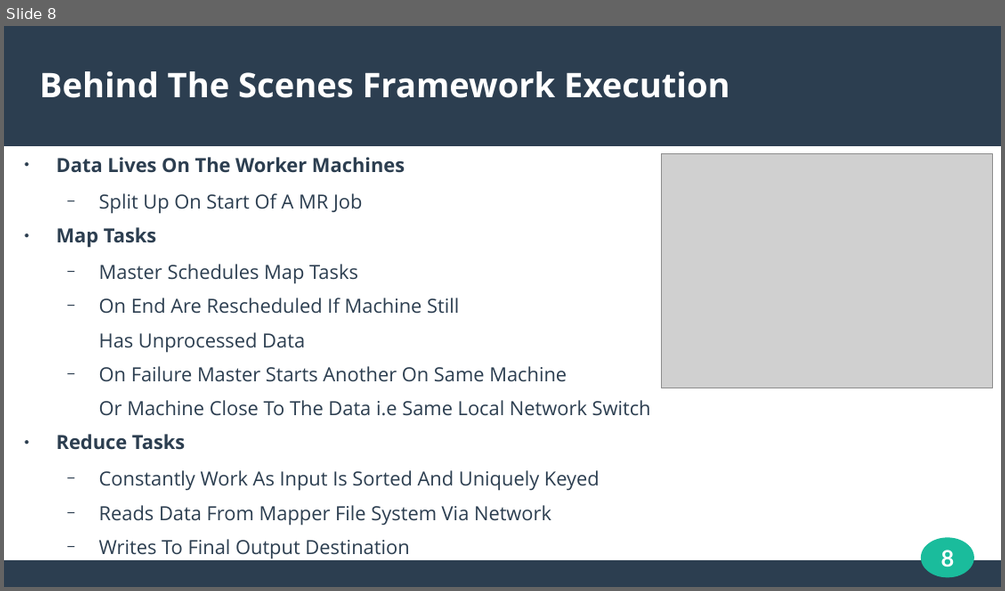
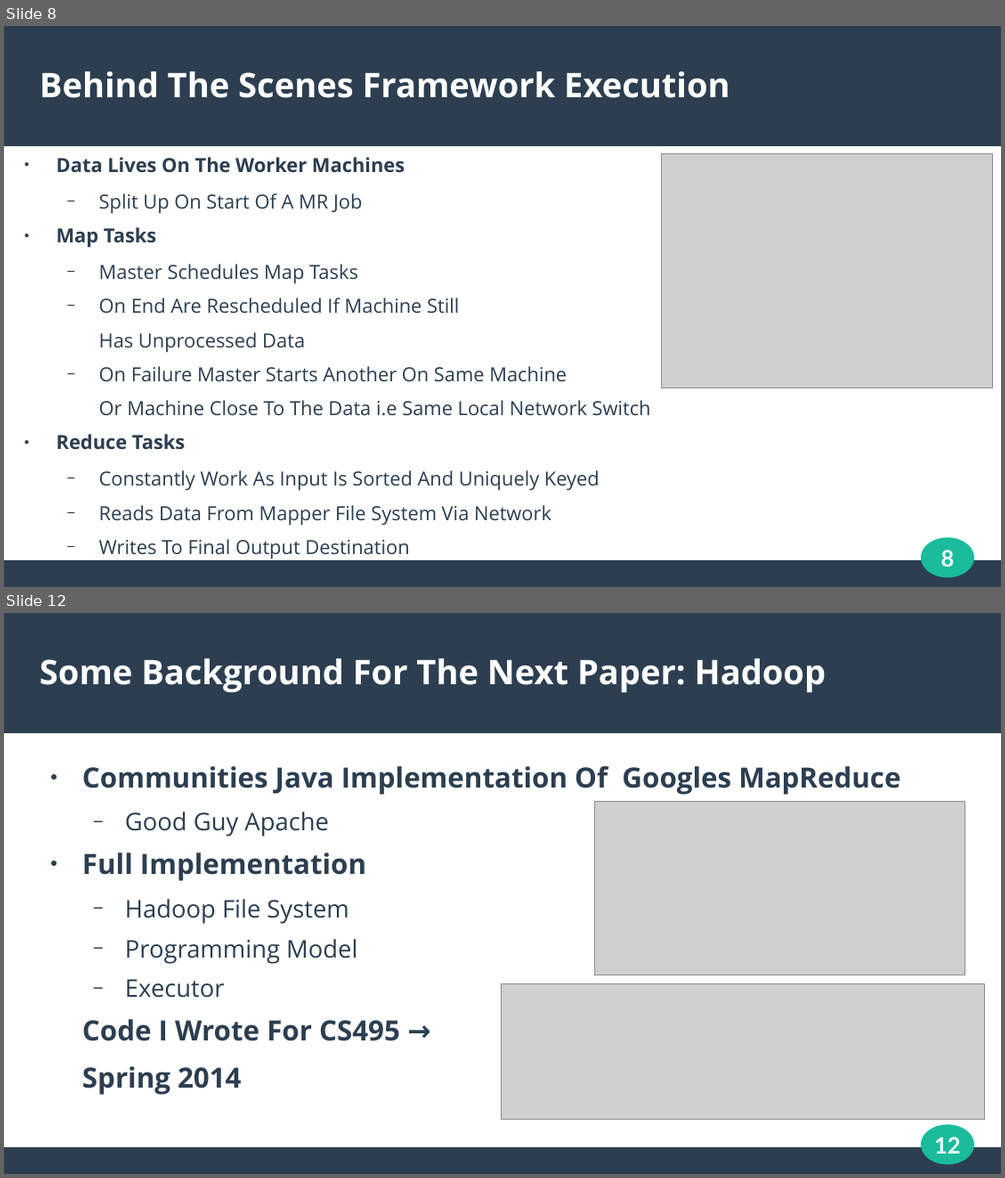
Before and after one commit to N0taN3rd/cs834-f16, a slide deck: presentations/presentation2/presentation2.odp. Shown one above the other, each under a label of ours: slide 8 before the commit, slides 8 and 12 after it; the slides between them are not shown. The pictures are 1005x591 and 1005x1178 pixels, drawn with LibreOffice and Linux fonts; fonts in the diff are those of the drawing; grey boxes stand for pictures. Boxes give left, top, right and bottom in pixels: in the first picture for what was removed or moved away, otherwise in the second. Text is boxed around its words. In the diff, an @@ line names an element or a change of style, - is before the commit and + after.

```diff
--- a/presentations/presentation2/presentation2.odp
+++ b/presentations/presentation2/presentation2.odp
@@ slide 12 added at bbox=[4, 613, 1001, 1174], background #FFFFFF; not listed: 3 template elements that a slide beside it also shows @@
@@ title added at bbox=[40, 658, 826, 692], 27 pt, text #FFFFFF, bold @@
+Some Background For The Next Paper: Hadoop
@@ text added at bbox=[82, 766, 900, 1094], 22.2 pt, text #2C3E50, bold @@
+● Communities Java Implementation Of Googles MapReduce
+  − Good Guy Apache
+● Full Implementation
+  − Hadoop File System
+  − Programming Model
+  − Executor
+Code I Wrote For CS495 →
+Spring 2014
@@ picture added at bbox=[595, 801, 965, 975] @@
@@ picture added at bbox=[502, 984, 985, 1119] @@
@@ page number added at bbox=[934, 1136, 960, 1153], 18 pt, text #FFFFFF, bold @@
+12
```
Also in this commit, not shown: 5 slides changed, 9 other slides added, 21 other files.
